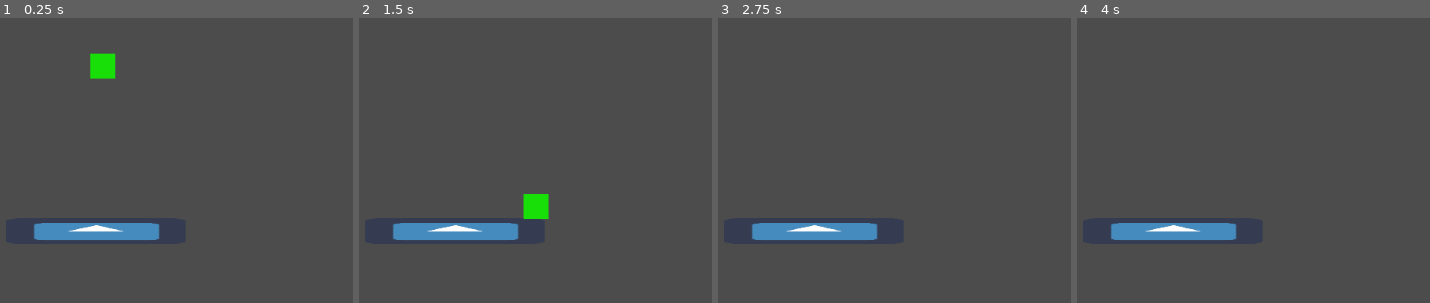
Above: before the commit, frames 1-4 (left to right).
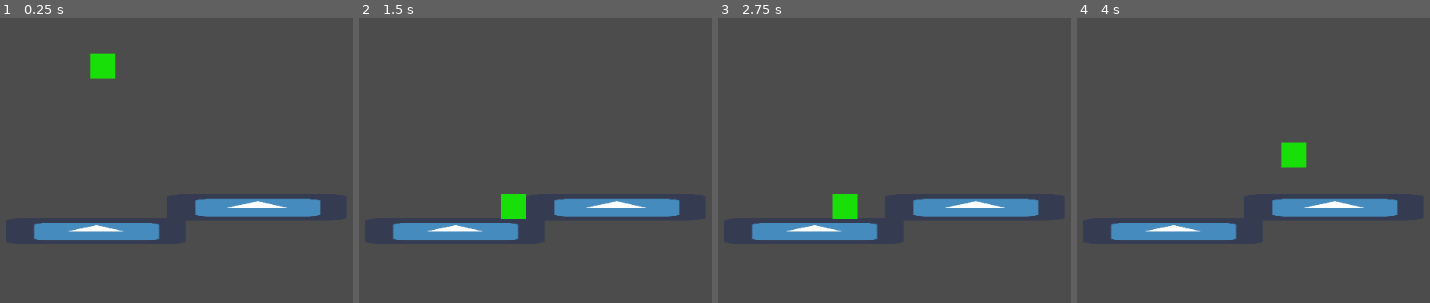
Above: after the commit, the same moments.

Repository: santyarellano/Shattered
Game: Godot game, scene res://Niveles/Playground.tscn
Same seed, same stepped clock (60 frames per second), same inputs: the game is played once before the commit and once after it. The project has no main scene, so this scene is started directly. The engine's default icon, where the game draws it, is replaced by a stand-in: a white triangle on a blue panel in a dark square.
Inputs:
- Up to frame 1 (0.25 s): no input
- Up to frame 2 (1.5 s): hold Right (ui_right) from 0.53 s (still down); tap Space (ui_select) at 0.77 s
- Up to frame 3 (2.75 s): tap Space (ui_select) at 1.52 s; release Right (ui_right) at 2.03 s; hold Left (ui_left) from 2.03 s (still down)
- Up to frame 4 (4 s): release Left (ui_left) at 2.78 s; hold Right (ui_right) from 2.78 s (still down); tap Space (ui_select) at 3.02, 3.77 s

The runs differ from the first frame. In frame 1, 2.3% of the frame differs, in the area x 55-91%, y 63-70%; in frame 2, 3.5%, in the area x 40-91%, y 61-71%; in frame 3, 3.0%; in frame 4, 3.0%.

Commit message:
update

Diff:
--- a/Niveles/Playground.tscn
+++ b/Niveles/Playground.tscn
@@ -11,3 +11,7 @@
 
 [node name="Player" parent="." instance=ExtResource( 2 )]
 position = Vector2( 298.077, 204.898 )
+
+[node name="StaticBody2D2" parent="." instance=ExtResource( 1 )]
+position = Vector2( 489.753, 425.147 )
+scale = Vector2( 7, 1 )
